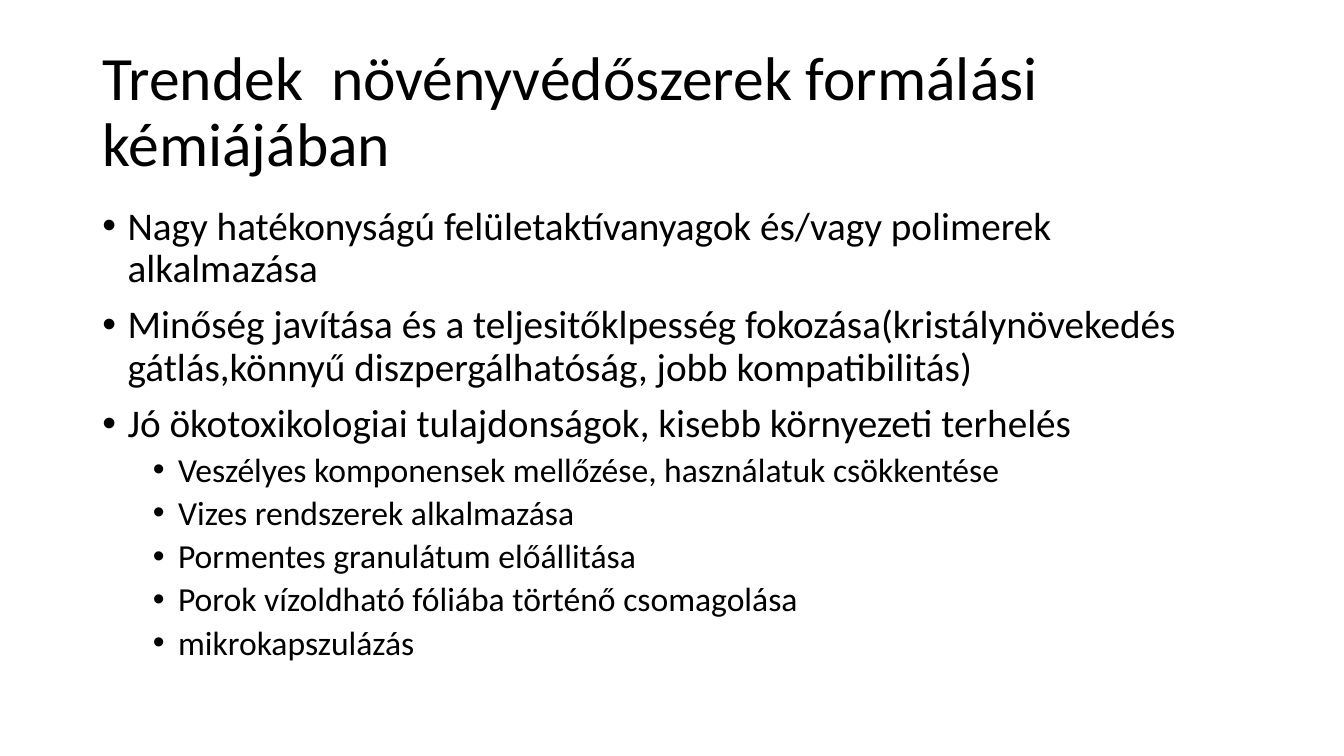
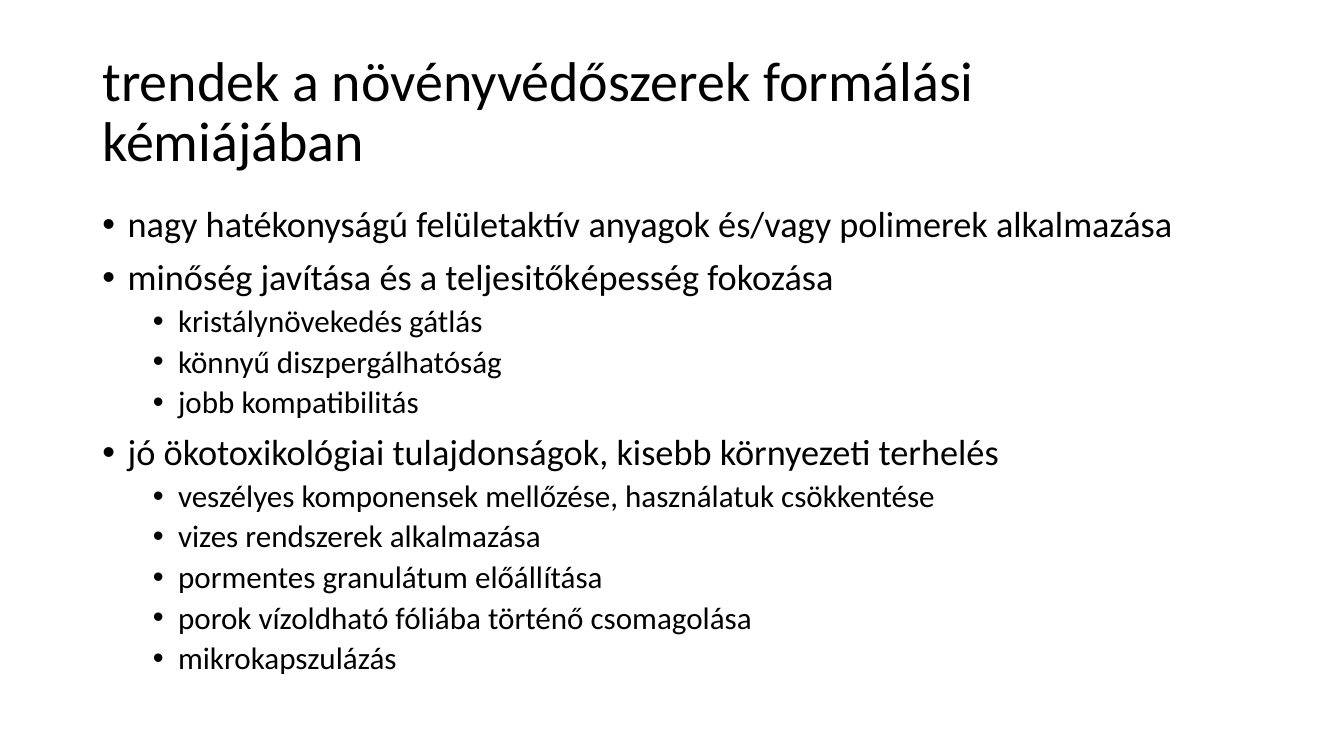
Before and after one commit to LilianaBohus/chemistry-presenations, a slide deck: slide 6 of formulations-and-surfactants.pptx (slide 5 before the commit). Drawn at 1344x756 pixels with LibreOffice and Linux fonts; fonts in the diff are those of the drawing. Boxes give left, top, right and bottom in pixels: in the first picture for what was removed or moved away, otherwise in the second. Text is boxed around its words. In the diff, an @@ line names an element or a change of style, - is before the commit and + after.

```diff
--- a/formulations-and-surfactants.pptx
+++ b/formulations-and-surfactants.pptx
@@ title at (102,62,974,171): text changed; size 44 to 40 pt @@
-Trendek növényvédőszerek formálási kémiájában
+trendek a növényvédőszerek formálási kémiájában
@@ text at (128,211,1172,635): text changed; size 28 to 22.2 pt @@
-• Nagy hatékonyságú felületaktívanyagok és/vagy polimerek alkalmazása
-• Minőség javítása és a teljesitőklpesség fokozása(kristálynövekedés gátlás,könnyű diszpergálhatóság, jobb kompatibilitás)
-• Jó ökotoxikologiai tulajdonságok, kisebb környezeti terhelés
-  • Veszélyes komponensek mellőzése, használatuk csökkentése
-  • Vizes rendszerek alkalmazása
-  • Pormentes granulátum előállitása
-  • Porok vízoldható fóliába történő csomagolása
+• nagy hatékonyságú felületaktív anyagok és/vagy polimerek alkalmazása
+• minőség javítása és a teljesitőképesség fokozása
+  • kristálynövekedés gátlás
+  • könnyű diszpergálhatóság
+  • jobb kompatibilitás
+• jó ökotoxikológiai tulajdonságok, kisebb környezeti terhelés
+  • veszélyes komponensek mellőzése, használatuk csökkentése
+  • vizes rendszerek alkalmazása
+  • pormentes granulátum előállítása
+  • porok vízoldható fóliába történő csomagolása
@@ text at (178,647,397,674): size 24 to 22.2 pt in "mikrokapszulázás" @@
```
Also in this commit, not shown: 9 other slides changed, 1 slide added.
